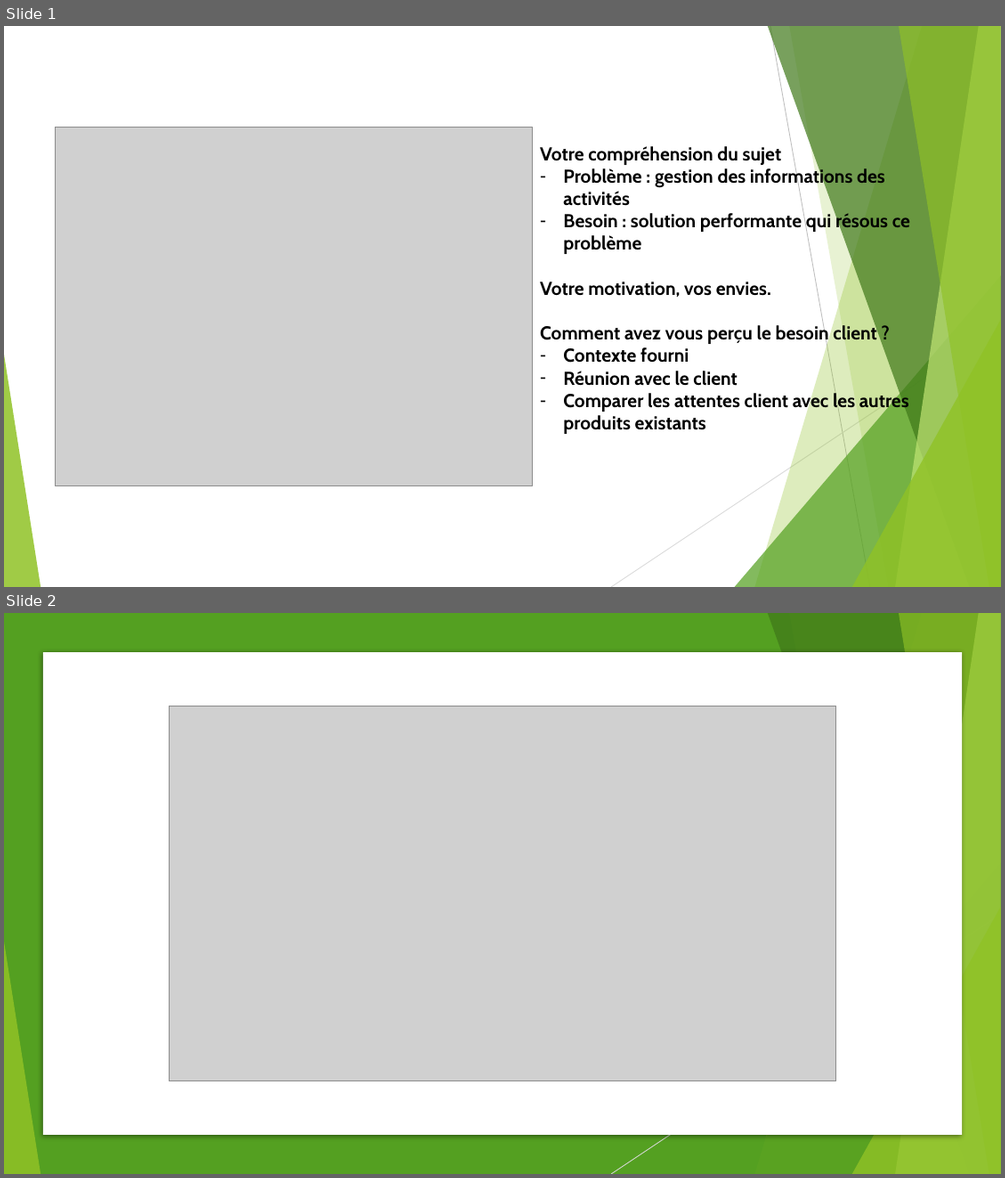
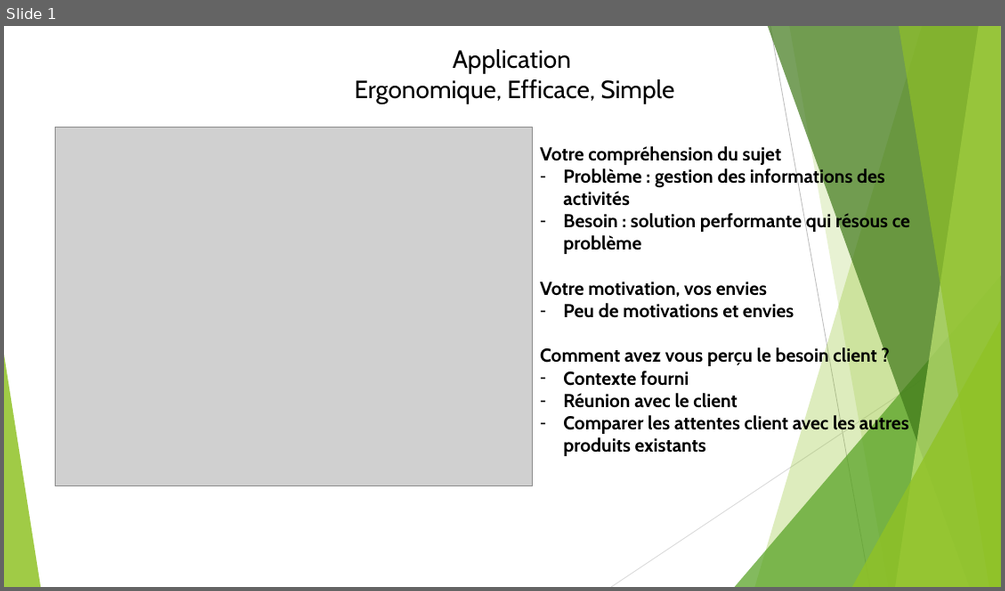
Before and after one commit to taconet1/Application-de-gestion, a slide deck: Présentation.pptx. Shown one above the other, each under a label of ours: slides 1 and 2 before the commit, slide 1 after it. The pictures are 1005x1178 and 1005x591 pixels, drawn with LibreOffice and Linux fonts; fonts in the diff are those of the drawing; grey boxes stand for pictures. Boxes give left, top, right and bottom in pixels: in the first picture for what was removed or moved away, otherwise in the second. Text is boxed around its words. In the diff, an @@ line names an element or a change of style, - is before the commit and + after.

```diff
--- a/Présentation.pptx
+++ b/Présentation.pptx
@@ slide 2 removed at [4,613,1001,1174], background #FFFFFF; not listed: 9 template elements that a slide beside it also shows @@
@@ rectangle removed at [4,613,1001,1174] @@
@@ rectangle removed at [43,653,962,1135] @@
@@ picture removed at [170,706,836,1081] @@
@@ group removed at [4,613,1001,1174]: 5 freeform shapes, 3 triangles, 1 line @@
@@ slide 1 changed as well @@
@@ text added at [355,49,674,103], 24 pt, text #000000 @@
+Application
+Ergonomique, Efficace, Simple
@@ text at [540,281,793,318]: text changed @@
-Votre motivation, vos envies.
+Votre motivation, vos envies
+– Peu de motivations et envies
```
Also in this commit, not shown: 1 slide added, 4 other slides removed.
